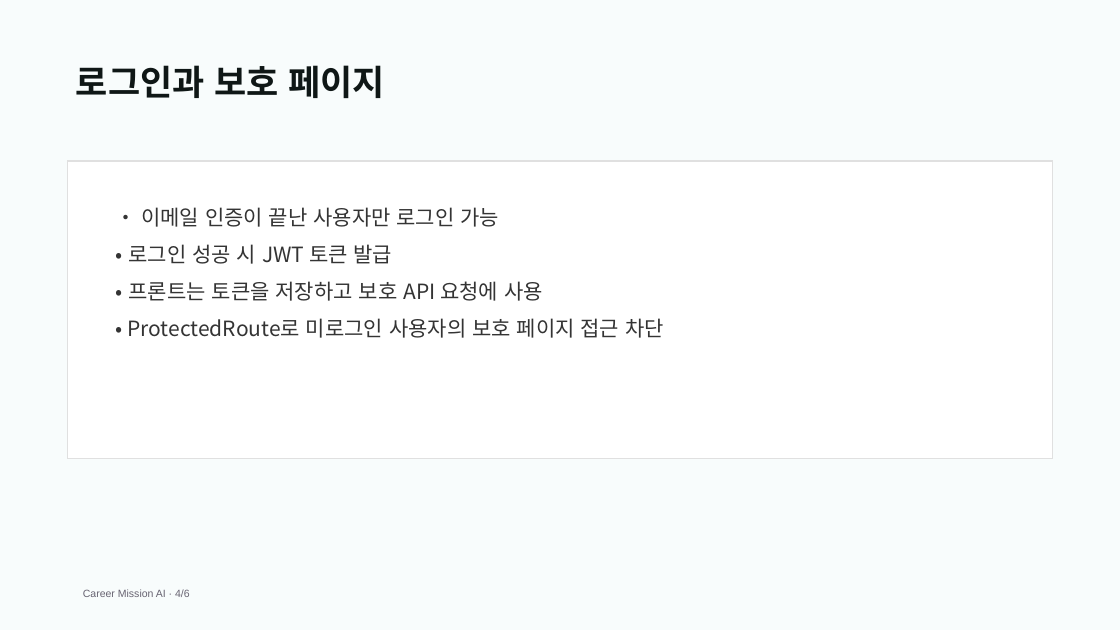
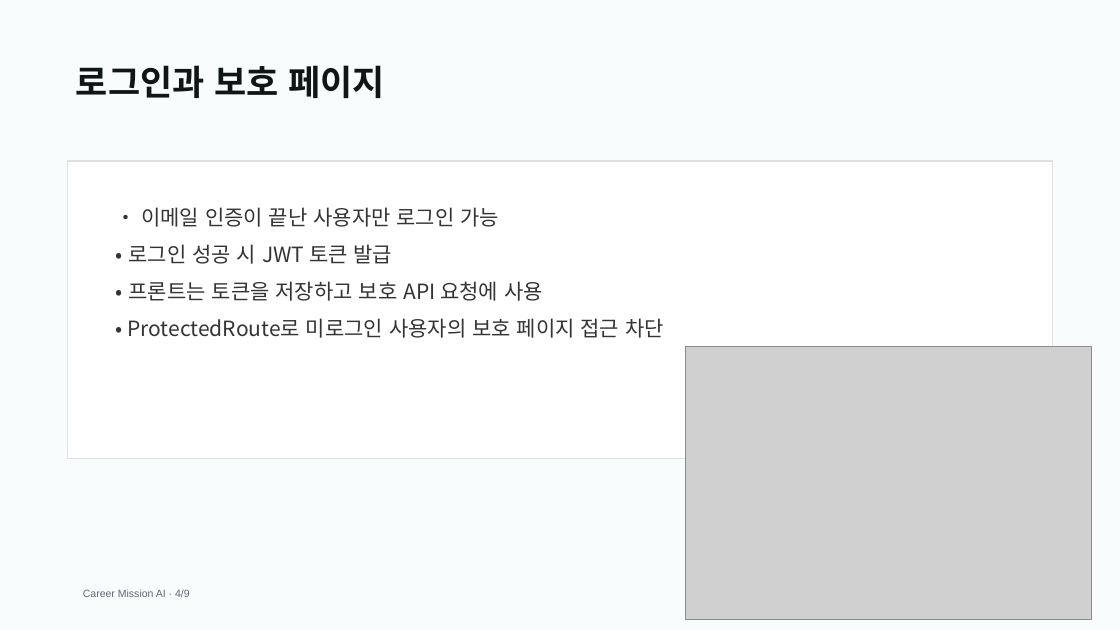
Before and after one commit to Mureung1/hub-showcase, a slide deck: slide 4 of AI_agent/docs/career-mission-demo.pptx. Drawn at 1120x630 pixels with LibreOffice and Linux fonts; fonts in the diff are those of the drawing; grey boxes stand for pictures. Boxes give left, top, right and bottom in pixels: in the first picture for what was removed or moved away, otherwise in the second. Text is boxed around its words. In the diff, an @@ line names an element or a change of style, - is before the commit and + after.

```diff
--- a/AI_agent/docs/career-mission-demo.pptx
+++ b/AI_agent/docs/career-mission-demo.pptx
@@ picture added at [686, 346, 1092, 619] @@
@@ text at [83, 589, 190, 597]: text changed @@
-Career Mission AI · 4/6
+Career Mission AI · 4/9
```
Also in this commit, not shown: 7 other slides changed, 1 slide added, 12 other files.
